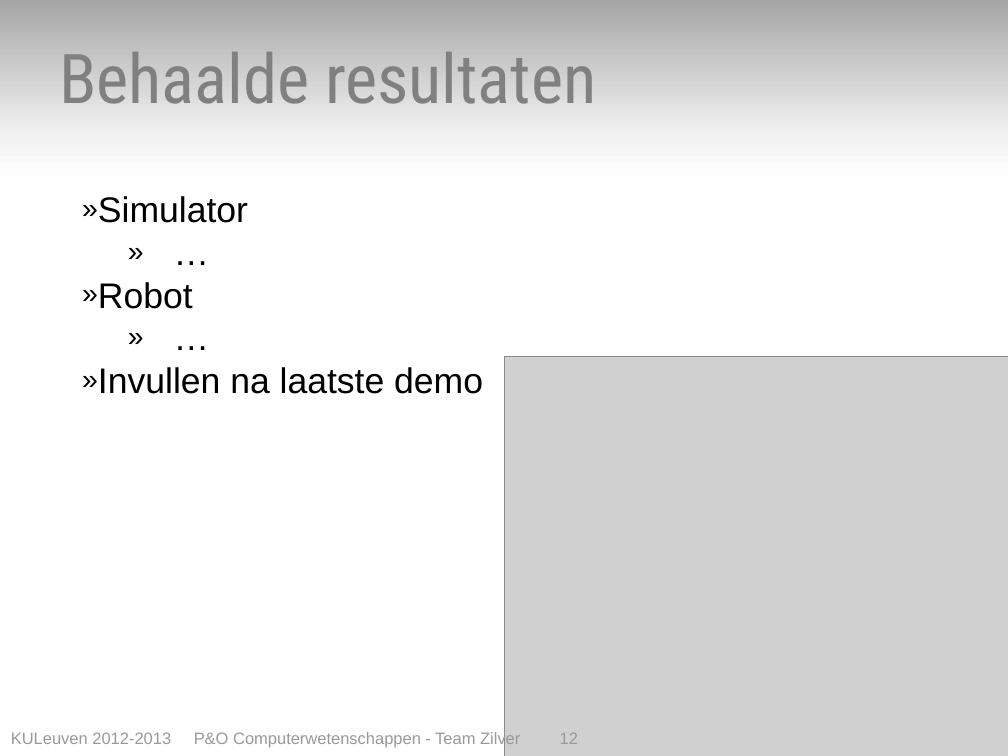
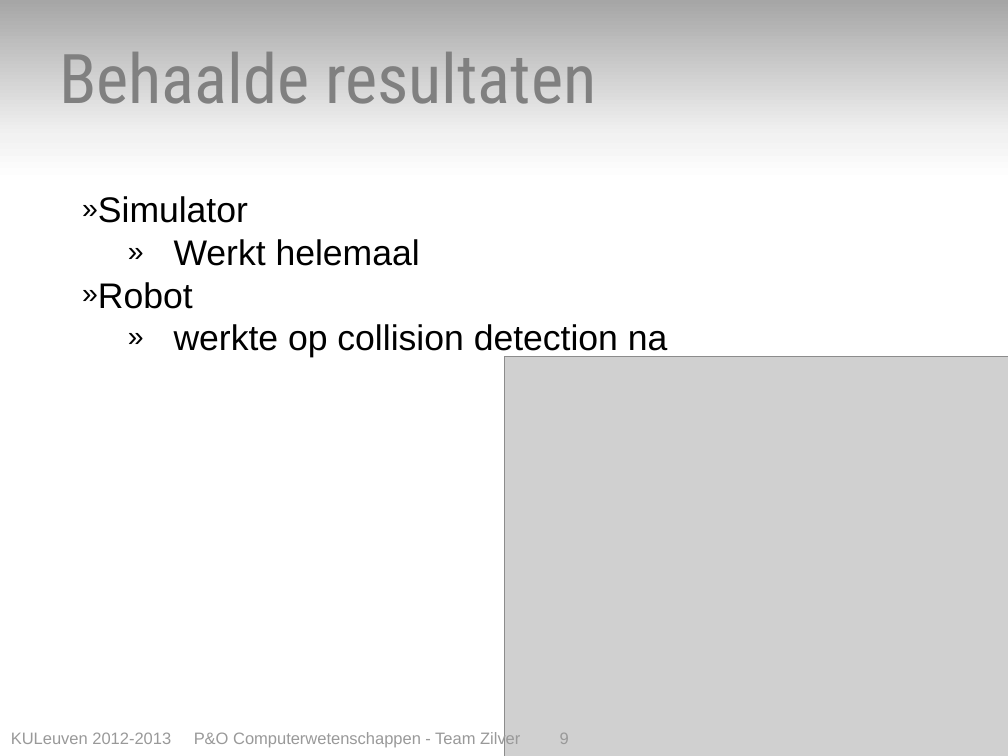
Before and after one commit to toonn/SilverSurfer, a slide deck: slide 9 of SilverSurferVerslag/Presentatie/Presentatie eindverslag - team zilver.pptx (slide 12 before the commit). Drawn at 1008x756 pixels with LibreOffice and Linux fonts; fonts in the diff are those of the drawing; grey boxes stand for pictures. Boxes give left, top, right and bottom in pixels: in the first picture for what was removed or moved away, otherwise in the second. Text is boxed around its words. In the diff, an @@ line names an element or a change of style, - is before the commit and + after.

```diff
--- a/SilverSurferVerslag/Presentatie/Presentatie eindverslag - team zilver.pptx
+++ b/SilverSurferVerslag/Presentatie/Presentatie eindverslag - team zilver.pptx
@@ text at [174,239,420,266]: text changed @@
-    » …
+    » Werkt helemaal
@@ text at [174,324,668,358]: text changed @@
-    » …
-» Invullen na laatste demo
+    » werkte op collision detection na
@@ text at [11,731,569,748]: text changed @@
-KULeuven 2012-2013 P&O Computerwetenschappen - Team Zilver 12
+KULeuven 2012-2013 P&O Computerwetenschappen - Team Zilver 9
```
Also in this commit, not shown: 6 other slides changed, 3 slides added, 3 slides removed.
